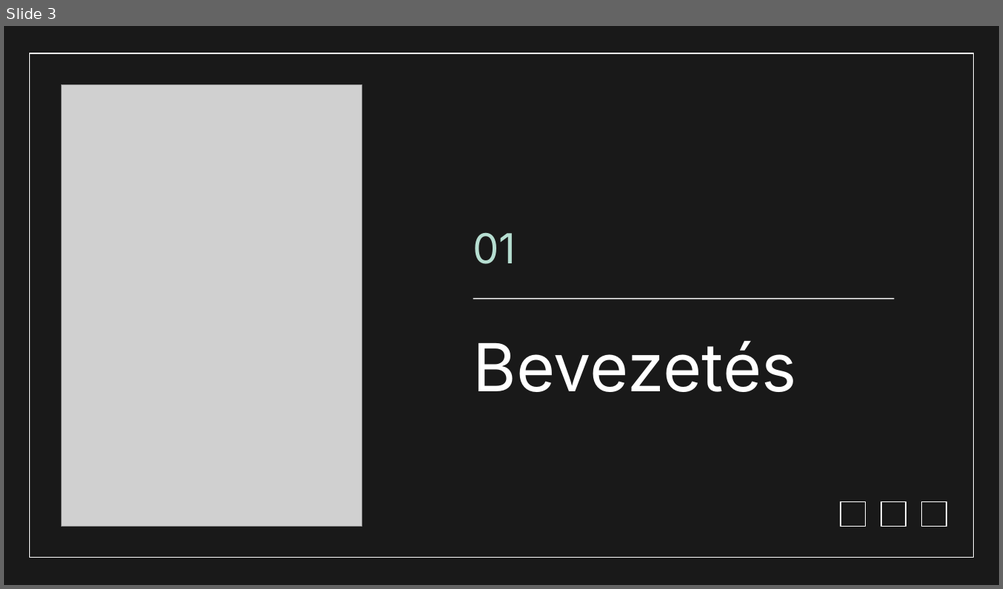
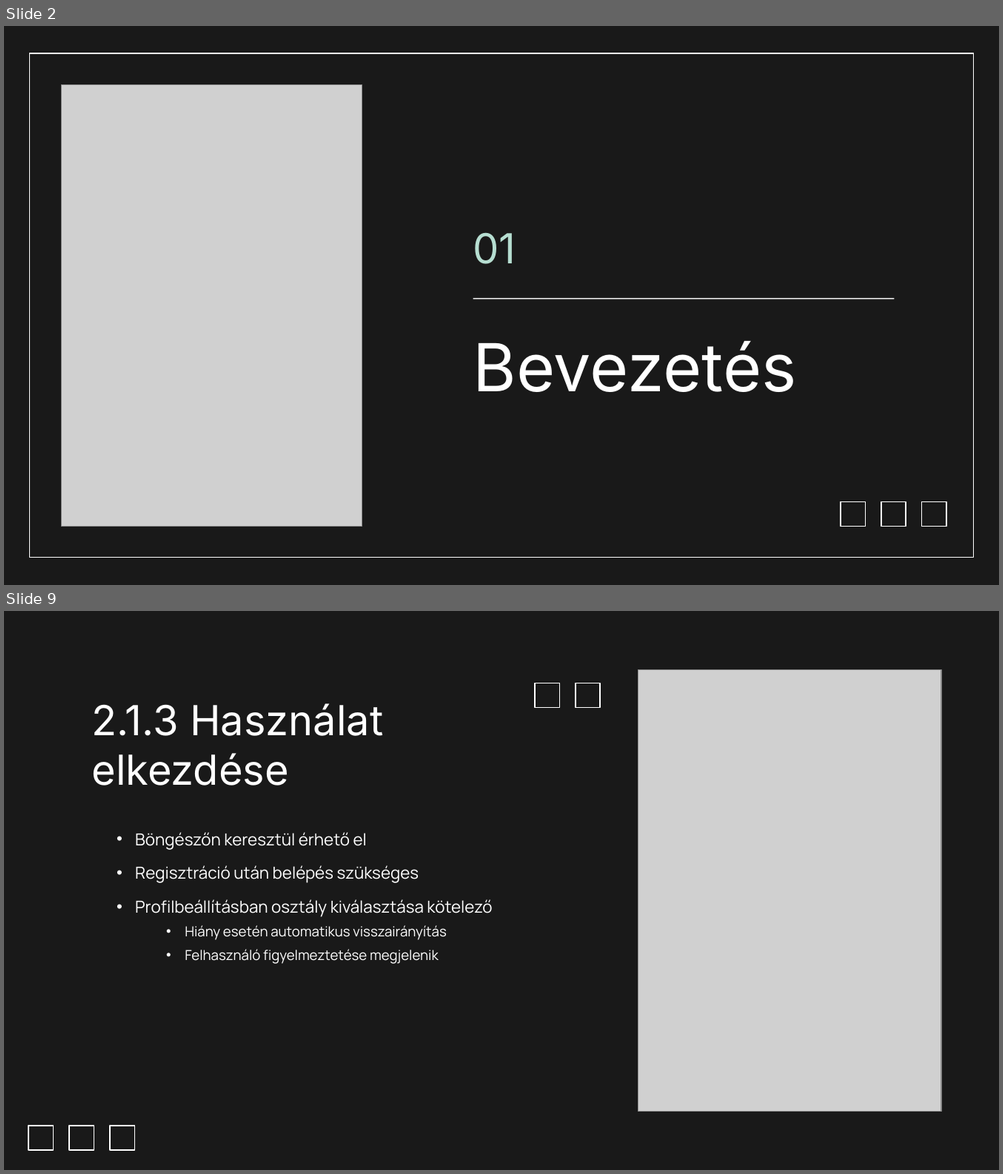
Before and after one commit to Dominik488/ViszgaRemek, a slide deck: documentation.pptx. Shown one above the other, each under a label of ours: slide 3 before the commit, slides 2 and 9 after it; the slides between them are not shown. The pictures are 1003x589 and 1003x1174 pixels, drawn with LibreOffice and Linux fonts; fonts in the diff are those of the drawing; grey boxes stand for pictures; background and template pictures are left out. Boxes give left, top, right and bottom in pixels: in the first picture for what was removed or moved away, otherwise in the second. Text is boxed around its words. In the diff, an @@ line names an element or a change of style, - is before the commit and + after.

```diff
--- a/documentation.pptx
+++ b/documentation.pptx
@@ slide 9 added at (4,611,999,1170), background #191919 @@
@@ picture added at (637,669,941,1111) @@
@@ rectangle added at (535,684,560,709), outline #FFFFFF 0.75 pt @@
@@ rectangle added at (575,684,600,709), outline #FFFFFF 0.75 pt @@
@@ title added at (91,703,383,786), 30 pt, text #FFFFFF @@
+2.1.3 Használat elkezdése
@@ subtitle added at (135,832,492,964), 12 pt, text #FFFFFF @@
+• Böngészőn keresztül érhető el
+• Regisztráció után belépés szükséges
+• Profilbeállításban osztály kiválasztása kötelező
+  • Hiány esetén automatikus visszairányítás
+  • Felhasználó figyelmeztetése megjelenik
@@ rectangle added at (29,1126,54,1151), outline #FFFFFF 0.75 pt @@
@@ rectangle added at (70,1126,94,1151), outline #FFFFFF 0.75 pt @@
@@ rectangle added at (109,1126,134,1151), outline #FFFFFF 0.75 pt @@
@@ what was slide 3 is now slide 2 @@
```
Also in this commit, not shown: 4 slides changed, 18 other slides added, 15 slides removed.
